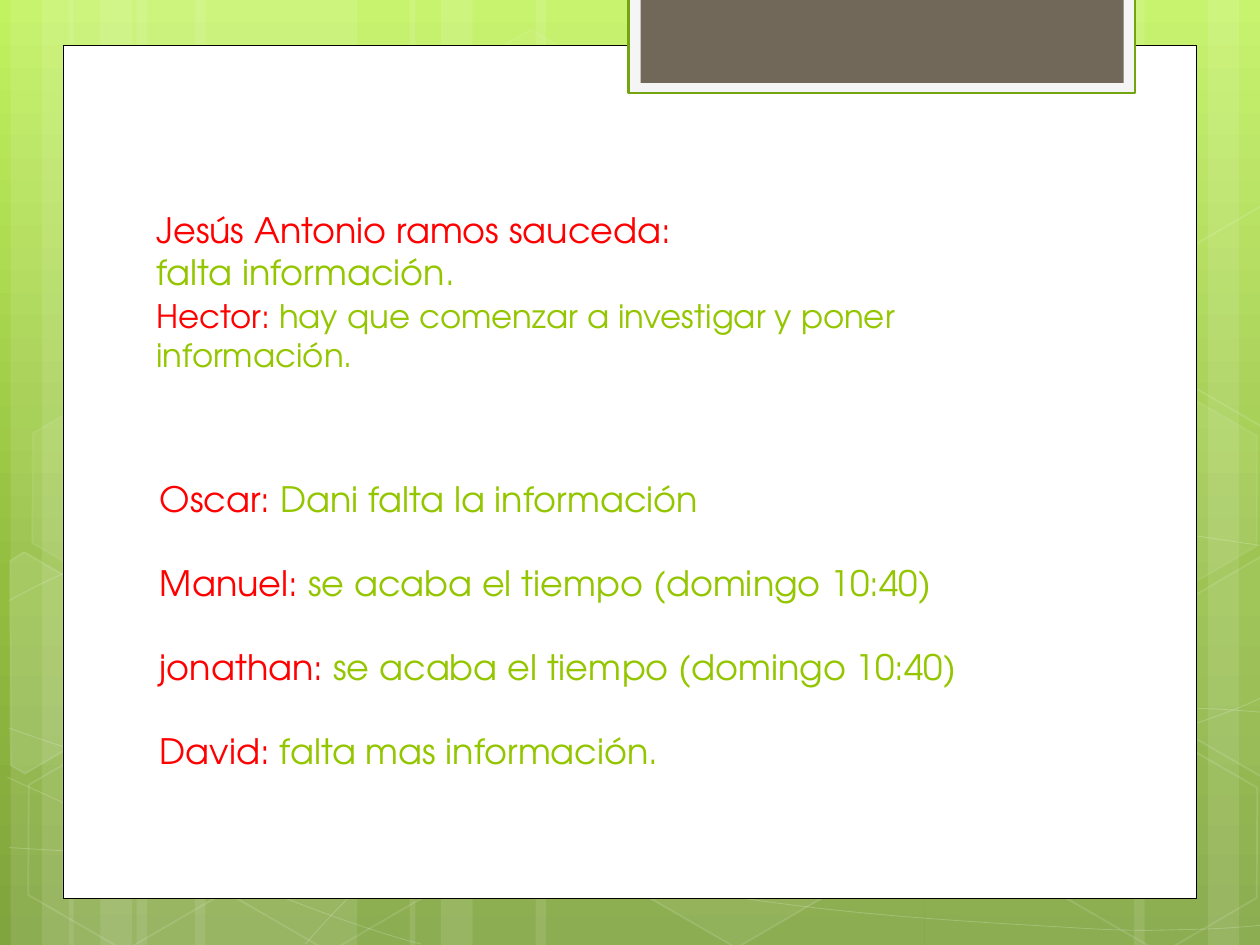
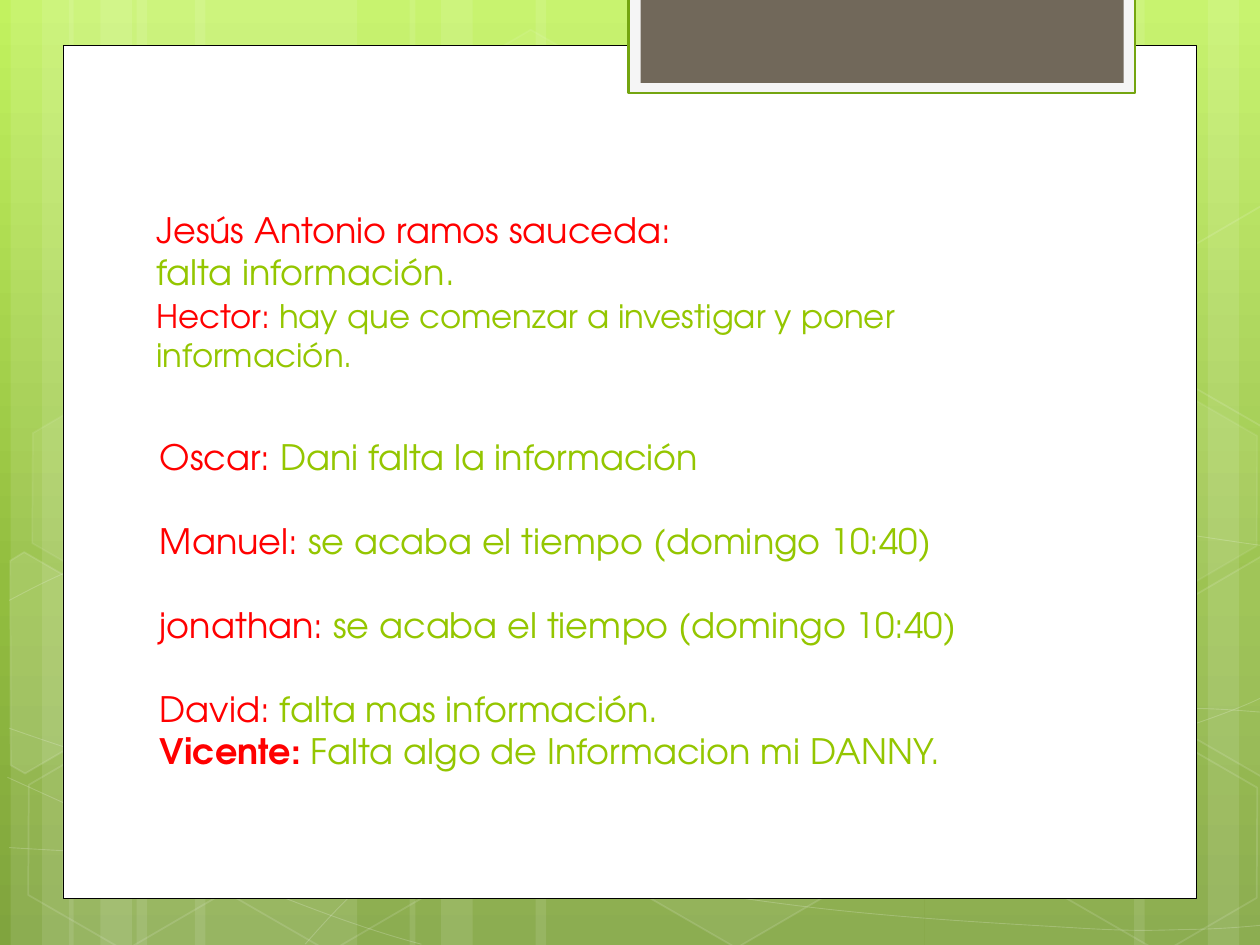
Before and after one commit to lc850/auditoria, a slide deck: slide 2 of La auditoria en informática y su entorno.pptx. Drawn at 1260x945 pixels with LibreOffice and Linux fonts; fonts in the diff are those of the drawing. Boxes give left, top, right and bottom in pixels: in the first picture for what was removed or moved away, otherwise in the second. Text is boxed around its words. In the diff, an @@ line names an element or a change of style, - is before the commit and + after.

Commit message:
vicente

```diff
--- a/La auditoria en informática y su entorno.pptx
+++ b/La auditoria en informática y su entorno.pptx
@@ text at box(160, 737, 940, 772): paragraph added @@
+Vicente: Falta algo de Informacion mi DANNY.
```
